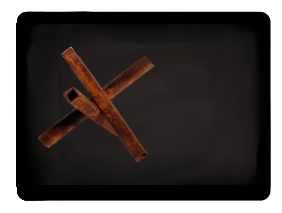
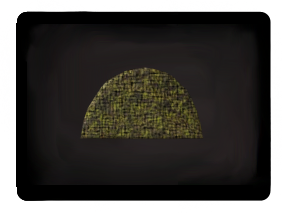
Two versions of the same layered image (282×213). Layer-by-layer changes:
hid "Eingefügte Ebene #5" over [37, 46, 155, 163]
added layer "Eingefügte Ebene #7" above "Eingefügte Ebene #6" over [80, 67, 203, 140]
